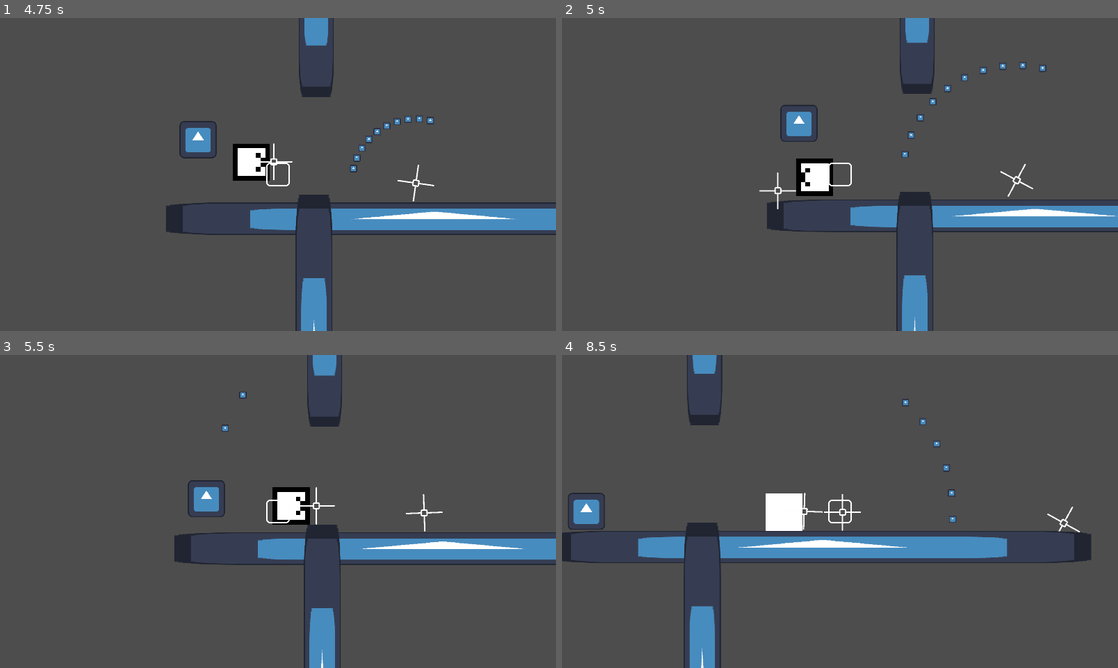
Above: before the commit, frames 1-4 (two rows, left to right).
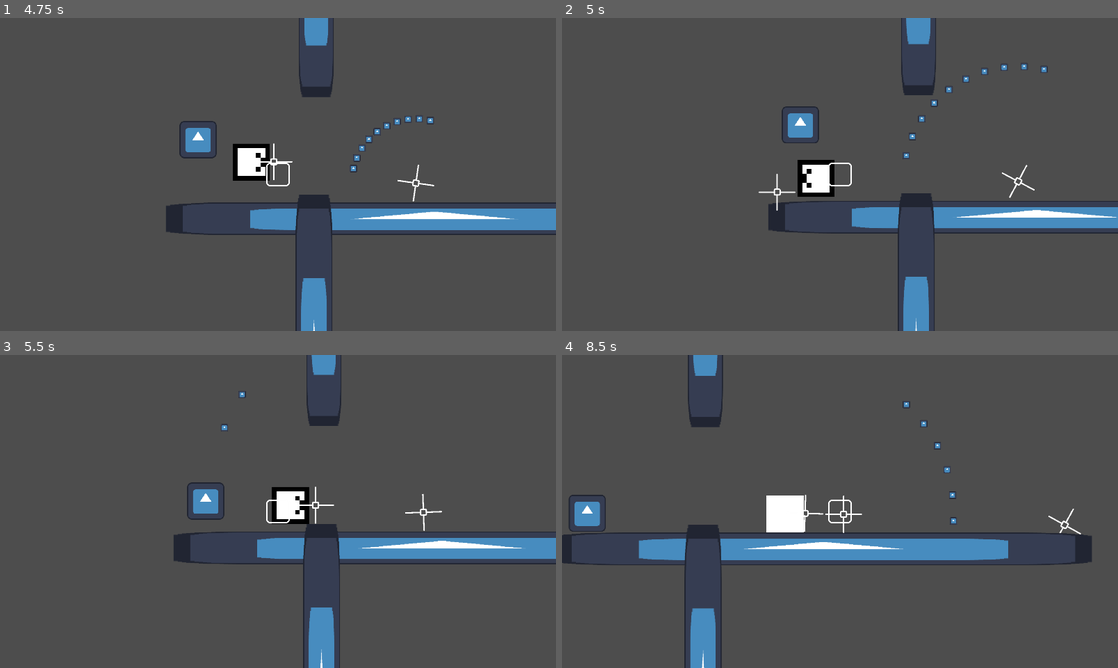
Above: after the commit, the same moments.

Repository: caiolopez/newpro
Game: Godot game, scene res://level.tscn
Two runs of this game, one before a commit and one after it. Both use one fixed random seed, a clock stepped at 60 frames per second and the inputs below. The engine's default icon, where the game draws it, is replaced by a stand-in: a white triangle on a blue panel in a dark square.
Inputs:
- Up to frame 1 (4.75 s): hold D (move_right) 0.53-2.03 s; tap Space (jump) at 0.77, 1.52, 3.02, 3.77, 4.52 s; hold A (move_left) 2.03-2.78 s; hold D (move_right) 2.78-4.28 s; tap 1 (Debug Action 1) at 4.15 s; hold A (move_left) from 4.28 s (still down)
- Up to frame 2 (5 s): keep holding A (move_left); tap 2 (Debug Action 2) at 4.9 s
- Up to frame 3 (5.5 s): release A (move_left) at 5.03 s; hold D (move_right) from 5.03 s (still down)
- Up to frame 4 (8.5 s): release D (move_right) at 5.78 s; hold A (move_left) 5.78-7.28 s; tap Space (jump) at 6.02, 6.77, 7.52 s; hold D (move_right) from 7.28 s (still down)

Frame 1 is identical in both runs. In frame 2, 3.2% of the frame differs, in the area x 35-100%, y 0-100%; in frame 3, 1.9%; in frame 4, 3.8%, in the area x 0-96%, y 0-100%.
Error after the commit: Invalid access to property or key 'current_state' on a base object of type 'Nil'. (res://SwitchesAndDoors/state_closing.gd:16)

Commit message:
put _ in all unused deltas so the console stops complaining

Diff:
--- a/Bullet/bullet_manager.gd
+++ b/Bullet/bullet_manager.gd
@@ -7,7 +7,7 @@
 func _ready():
 	pass
 
-func _physics_process(delta):
+func _physics_process(_delta):
 	pass
 
 func create_bullet(facing_direction: int = 1, origin: Vector2 = Vector2(0, 0),\
--- a/Camera/camera.gd
+++ b/Camera/camera.gd
@@ -34,7 +34,7 @@
 	Events.camera_shake.connect(shake)
 	Events.camera_stop_shake.connect(stop_shake)
 
-func _process(delta):
+func _process(_delta):
 	# debug
 	get_node('TargetMarker').global_position = target
 	if get_node('TargetMarker').global_position.distance_squared_to(get_node('CameraMarker').global_position) < 10:
@@ -44,7 +44,7 @@
 func lock_camera(origin, axes: Constants.Axes, lock_position: Vector2, ) -> void:
 	lockers.append(Locker.new(origin, axes, lock_position))
 
-func unlock_camera(origin, axes: Constants.Axes) -> void:
+func unlock_camera(origin, _axes: Constants.Axes) -> void:
 	for locker in lockers:
 		if locker.origin.get_instance_id() == origin.get_instance_id():
 			lockers.erase(locker)
--- a/Camera/camera.tscn
+++ b/Camera/camera.tscn
@@ -15,6 +15,7 @@
 
 [node name="StateMachine" type="Node" parent="."]
 script = ExtResource("2_51bgi")
+does_print = false
 
 [node name="StateFollowHero" type="Node" parent="StateMachine"]
 script = ExtResource("3_u7uha")
--- a/Camera/state_locked.gd
+++ b/Camera/state_locked.gd
@@ -3,12 +3,12 @@
 func on_enter():
 	pass
 
-func on_process(delta: float):
+func on_process(_delta: float):
 	if c.lockers.size() == 0:
 		machine.set_state("StateFollowHero")
 		return
 
-func on_process_physics(delta: float):
+func on_process_physics(_delta: float):
 	pass
 
 func on_exit():
--- a/EntityComponents/shooter.gd
+++ b/EntityComponents/shooter.gd
@@ -69,7 +69,7 @@
 		var bullet: Area2D = BulletManager.create_bullet(
 			facing_direction,
 			get_parent().position + Vector2(position.x * facing_direction, position.y),
-			Vector2(pellet_speed, 0),
+			Vector2(speed, 0),
 			is_foe,
 			shoots_fire,
 			(top_angle - pellet_separation_angle * i) + cur_rotation + angle)
--- a/Hero/hero.gd
+++ b/Hero/hero.gd
@@ -66,8 +66,7 @@
 	if Input.is_action_just_released("move_left"): print("left")
 	if Input.is_action_just_released("move_right"): print("right")
 
-	if Input.is_action_just_pressed("Debug Action 1"): pass #die()
-	if Input.is_action_just_pressed("Debug Action 2"): Events.camera_shake.emit()
+	if Input.is_action_just_pressed("Debug Action 2"): pass #Events.camera_shake.emit()
 	check_value_change()
 
 	if dmg_taker.current_hp == 0\
--- a/Hero/hero.tscn
+++ b/Hero/hero.tscn
@@ -34,7 +34,7 @@
 [sub_resource type="RectangleShape2D" id="RectangleShape2D_361o4"]
 size = Vector2(128, 128)
 
-[node name="Hero" type="CharacterBody2D" node_paths=PackedStringArray("state_machine") groups=["heroes"]]
+[node name="Hero" type="CharacterBody2D" node_paths=PackedStringArray("state_machine") groups=["heroes", "uncrushables"]]
 floor_snap_length = 12.0
 script = ExtResource("1_dmqn8")
 state_machine = NodePath("StateMachine")
@@ -84,6 +84,7 @@
 
 [node name="StateMachine" type="Node" parent="."]
 script = ExtResource("3_oqep4")
+does_print = false
 
 [node name="StateSpawning" type="Node" parent="StateMachine"]
 script = ExtResource("21_b6r6d")
--- a/Hero/state_blunder_jumping.gd
+++ b/Hero/state_blunder_jumping.gd
@@ -10,7 +10,7 @@
 	current_bounce_vel = hero.BLUNDER_JUMP_WATER_BOUNCE_VELOCITY
 	timer_blunder_jump_window.stop()
 
-func on_process(delta: float):
+func on_process(_delta: float):
 	if Input.is_action_just_pressed('jump'):
 		timer_super_bounce_window.start()
 
--- a/Hero/state_blunder_shooting.gd
+++ b/Hero/state_blunder_shooting.gd
@@ -17,7 +17,7 @@
 	timer_blunder_jump_window.start()
 	hero.shooter.shoot()
 
-func on_process(delta: float):
+func on_process(_delta: float):
 	#if hero.on_wall_value_just_changed\
 	#and hero.is_on_wall():
 		#timer_blunder_jump_window.stop()
@@ -37,7 +37,7 @@
 
 
 
-func on_physics_process(delta: float):
+func on_physics_process(_delta: float):
 
 
 
--- a/Hero/state_death_snapshot.gd
+++ b/Hero/state_death_snapshot.gd
@@ -10,14 +10,14 @@
 	hero.get_node("HeroSprite").paint_white(true)
 
 
-func on_process(delta: float):
+func on_process(_delta: float):
 	if timer_death_snapshot.is_stopped():
 		hero.get_node("HeroSprite").paint_white(false)
 		machine.set_state("StateTweeningToRespawn")
 
 
 
-func on_physics_process(delta: float):
+func on_physics_process(_delta: float):
 	pass
 
 
--- a/Hero/state_floating.gd
+++ b/Hero/state_floating.gd
@@ -7,7 +7,7 @@
 func on_enter():
 	pass
 
-func on_process(delta: float):
+func on_process(_delta: float):
 	if not hero.is_on_water:
 		machine.set_state("StateIdle")
 		return
--- a/Hero/state_respawning.gd
+++ b/Hero/state_respawning.gd
@@ -16,11 +16,11 @@
 	machine.set_state("StateIdle")
 
 
-func on_process(delta: float):
+func on_process(_delta: float):
 	pass
 
 
-func on_physics_process(delta: float):
+func on_physics_process(_delta: float):
 	hero.move_and_slide()
 
 
--- a/Hero/state_spawning.gd
+++ b/Hero/state_spawning.gd
@@ -11,11 +11,11 @@
 	machine.set_state("StateIdle")
 
 
-func on_process(delta: float):
+func on_process(_delta: float):
 	pass
 
 
-func on_physics_process(delta: float):
+func on_physics_process(_delta: float):
 	pass
 
 
--- a/Hero/state_teleporting.gd
+++ b/Hero/state_teleporting.gd
@@ -8,11 +8,11 @@
 	pass
 
 
-func on_process(delta: float):
+func on_process(_delta: float):
 	pass
 
 
-func on_physics_process(delta: float):
+func on_physics_process(_delta: float):
 	hero.move_and_slide()
 
 
--- a/Hero/state_wall_grabbing.gd
+++ b/Hero/state_wall_grabbing.gd
@@ -26,7 +26,7 @@
 		return
 
 
-func on_physics_process(delta: float):
+func on_physics_process(_delta: float):
 
 
 	hero.move_and_slide()
--- a/Hero/state_wet_blunder_shooting.gd
+++ b/Hero/state_wet_blunder_shooting.gd
@@ -11,14 +11,14 @@
 	timer_blunder_shoot_duration.start()
 	hero.shooter.shoot()
 
-func on_process(delta: float):
+func on_process(_delta: float):
 	if Input.is_action_just_pressed('jump')\
 	or timer_blunder_shoot_duration.is_stopped():
 		machine.set_state("StateFloating")
 		return
 
 
-func on_physics_process(delta: float):
+func on_physics_process(_delta: float):
 
 
 
--- a/timer_debug.gd
+++ b/timer_debug.gd
@@ -7,7 +7,7 @@
 	connect("timeout", on_timeout)
 
 
-func _process(delta):
+func _process(_delta):
 	just_started = was_stopped and not is_stopped()
 	was_stopped = is_stopped()
 	if just_started:
--- a/utils.gd
+++ b/utils.gd
@@ -17,6 +17,7 @@
 	var dtlerp = 1 - pow(0.5, delta * speed)
 	return clamp(dtlerp, 0.0, 1.0)
 
+
 func find_dmg_taker(node: Node) -> DmgTaker:
 	var dmg_taker: DmgTaker = null
 	for child in node.get_children():
@@ -24,3 +25,8 @@
 			dmg_taker = child
 			break
 	return dmg_taker
+
+
+func disconnect_all(sig: Signal):
+	for connection in sig.get_connections():
+		sig.disconnect(connection["callable"])
Not shown: 2 places in Camera/camera_locker.tscn that only renumber resources
